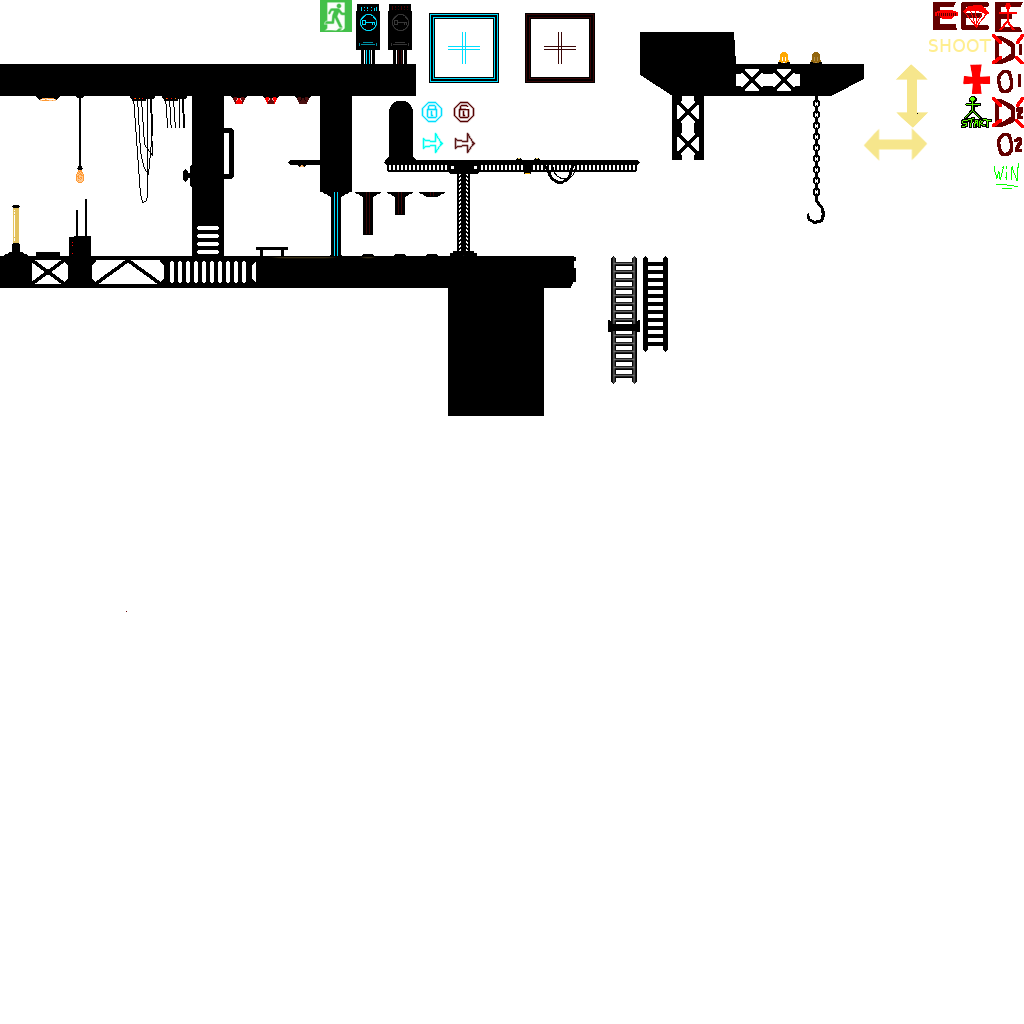
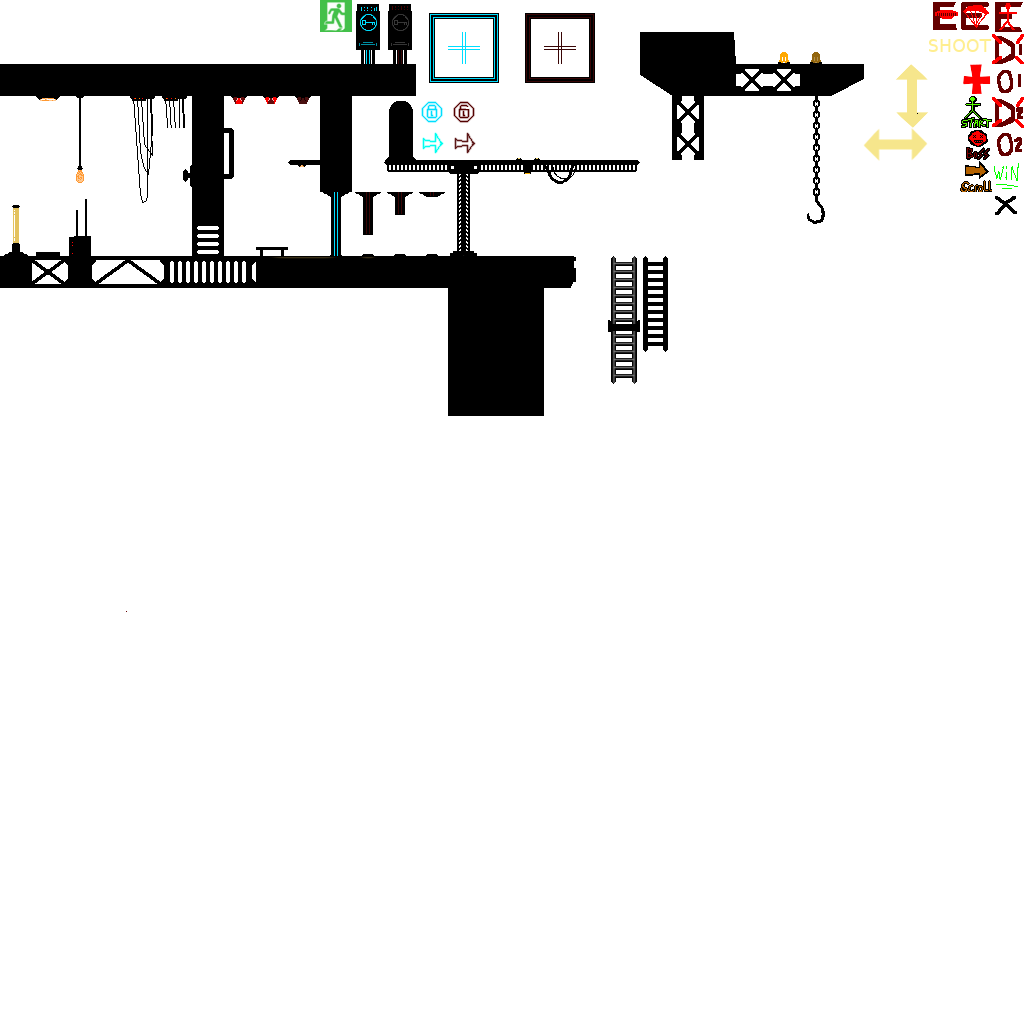
Before/after of a 1024 × 1024 layered artwork. What changed in the layer stack:
added layer "Layer" above "Pasted Layer" over box(960, 161, 1017, 215)
painted on "Pasted Layer" over box(966, 130, 990, 160)
